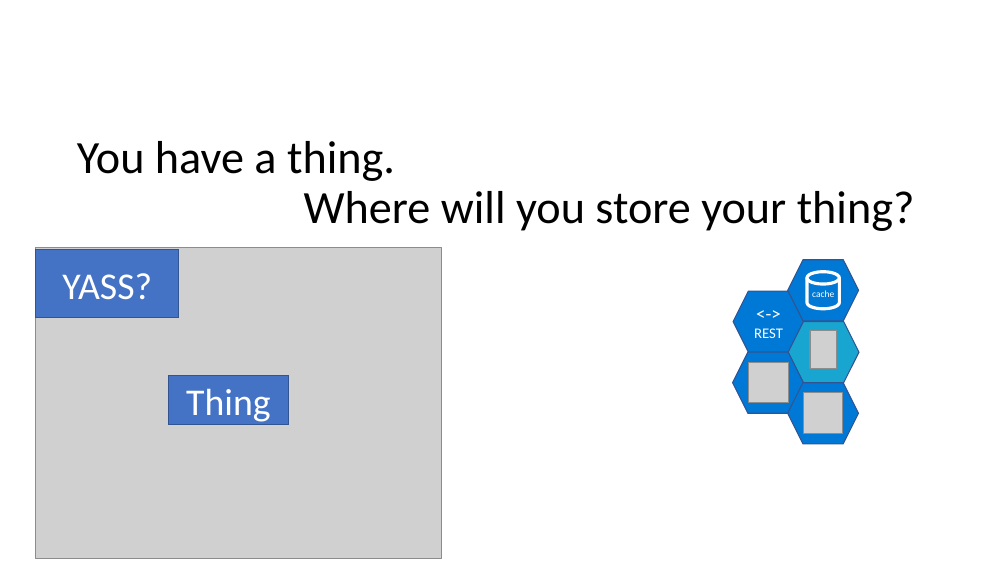
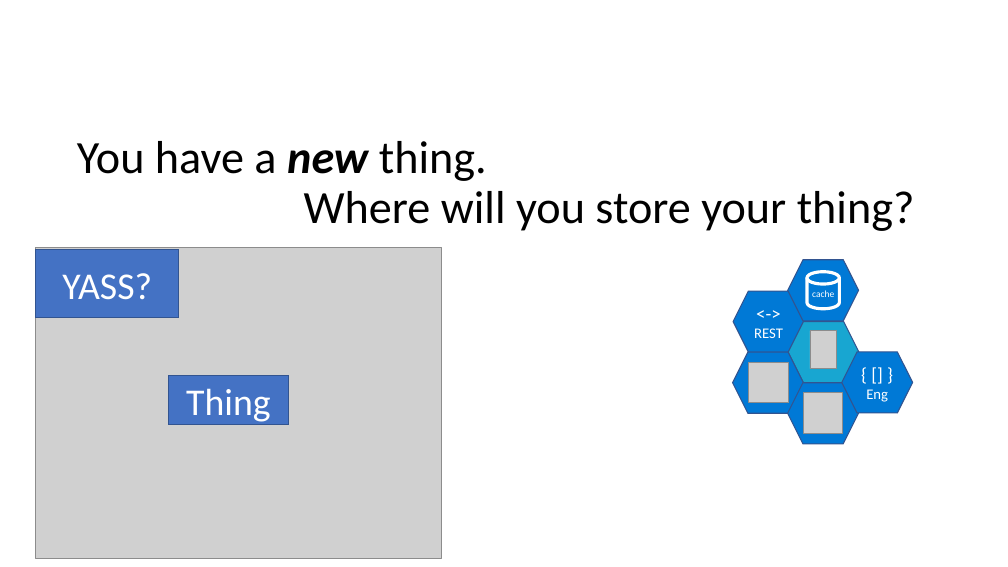
Before and after one commit to SteveLasker/Presentations, a slide deck: slide 2 of ACR/OCIArtifactRegistries-QuickIntro.pptx (slide 4 before the commit). Drawn at 1008x567 pixels with LibreOffice and Linux fonts; fonts in the diff are those of the drawing; grey boxes stand for pictures. Boxes give left, top, right and bottom in pixels: in the first picture for what was removed or moved away, otherwise in the second. Text is boxed around its words. In the diff, an @@ line names an element or a change of style, - is before the commit and + after.

```diff
--- a/ACR/OCIArtifactRegistries-QuickIntro.pptx
+++ b/ACR/OCIArtifactRegistries-QuickIntro.pptx
@@ title at box(77, 141, 915, 231): text changed @@
-You have a thing.
-Where will you store your thing?
+You have a new thing.
+Where will you store your thing?
@@ hexagon added at box(842, 352, 913, 413), fill #0079D6, outline #325491 1 pt, 18 pt, text #FFFFFF @@
+{ [] }
+Eng
```
Also in this commit, not shown: 19 other slides changed, 1 slide added, 3 slides removed.
